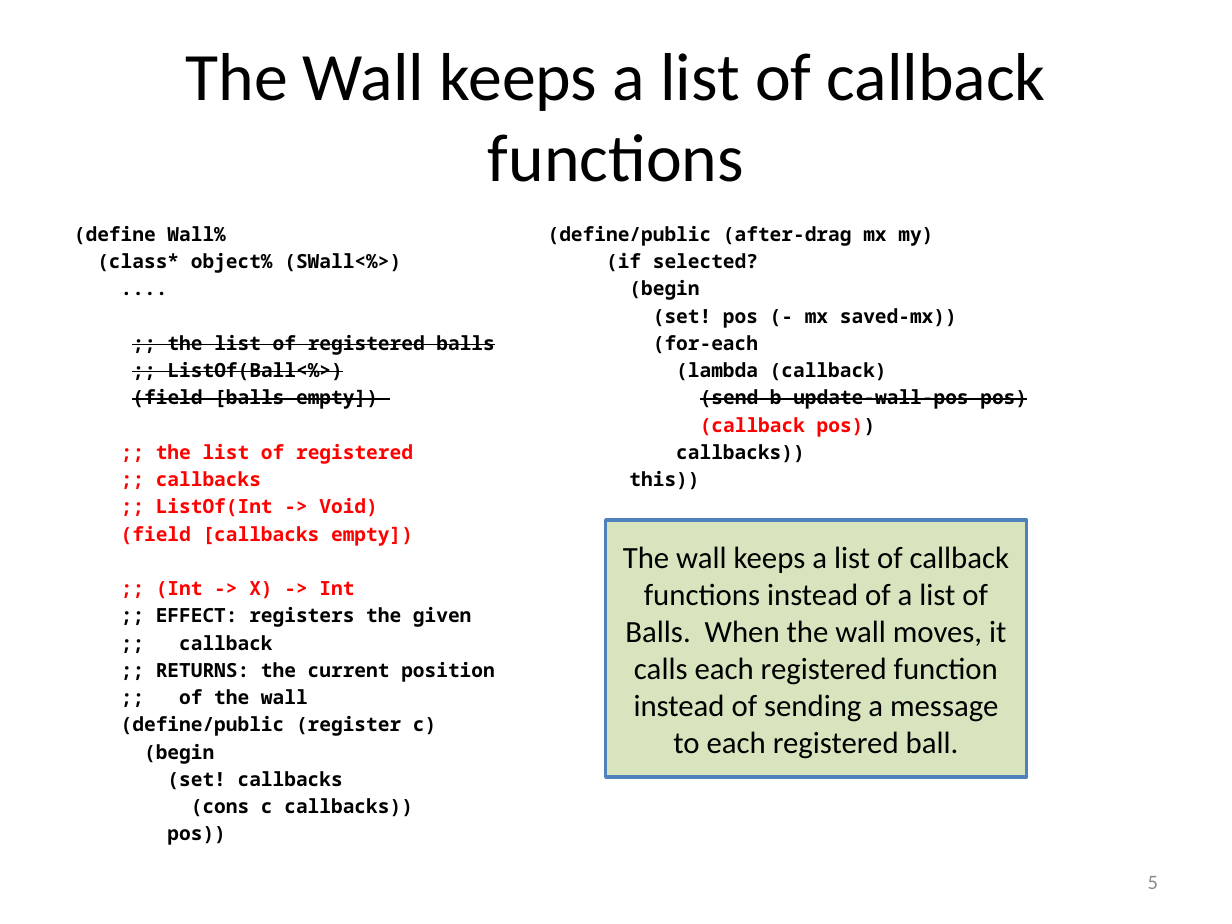
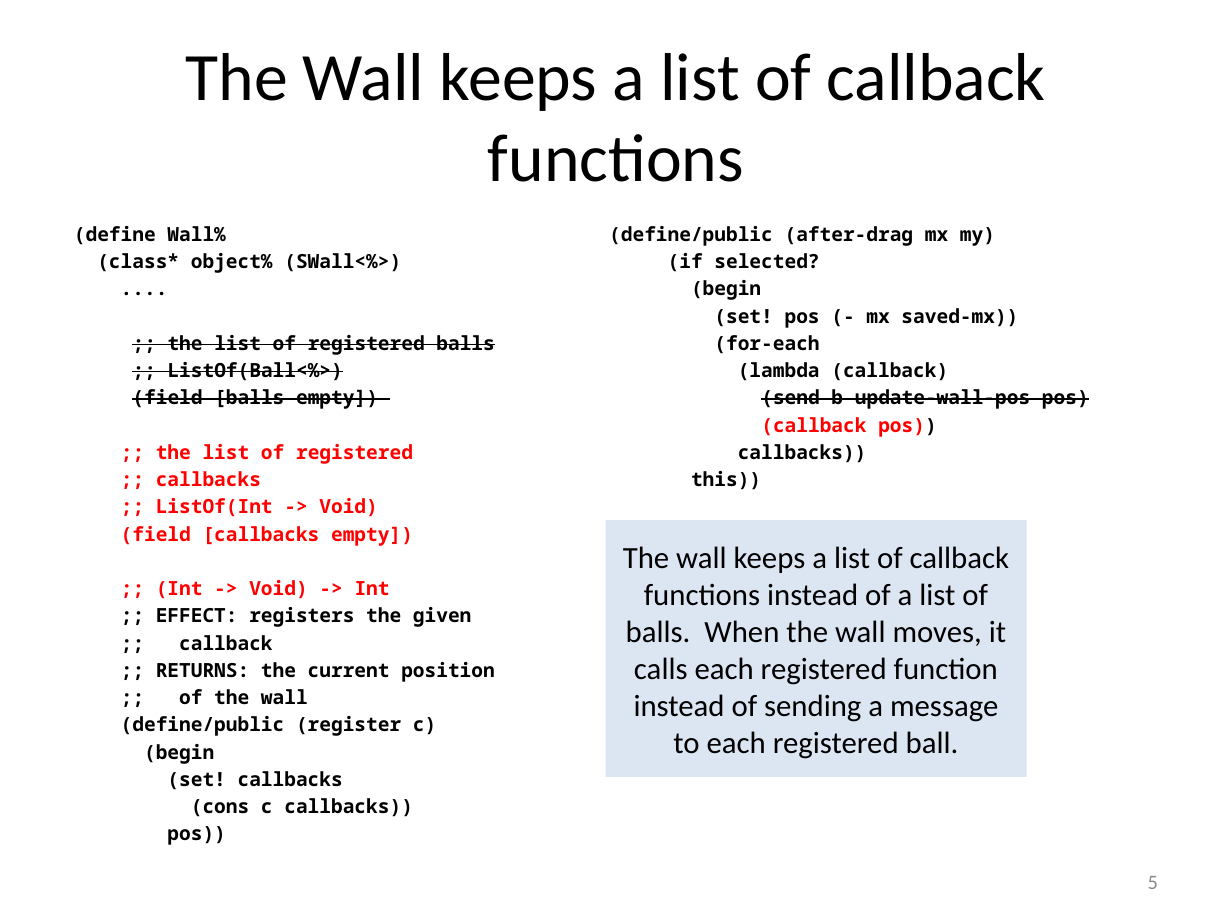
Before and after one commit to mwand/cs5010f16, a slide deck: slide 5 of Slides/Lesson 10.8 Callbacks and Interacting Objects.pptx. Drawn at 1232x924 pixels with LibreOffice and Linux fonts; fonts in the diff are those of the drawing. Boxes give left, top, right and bottom in pixels: in the first picture for what was removed or moved away, otherwise in the second. Text is boxed around its words. In the diff, an @@ line names an element or a change of style, - is before the commit and + after.

```diff
--- a/Slides/Lesson 10.8 Callbacks and Interacting Objects.pptx
+++ b/Slides/Lesson 10.8 Callbacks and Interacting Objects.pptx
@@ text "(define/public (after-drag mx my)": place and size @@
-text "(define/public (after-drag mx my)" at [548, 226, 1027, 490]
+text "(define/public (after-drag mx my)" at [609, 226, 1089, 490]
@@ rectangle "The wall keeps a list ..." at [606, 520, 1027, 776]: fill #D7E4BD to #DCE6F2; outline #4F81BD 2 pt to none @@
@@ text in rectangle at [623, 546, 1010, 759]: text changed @@
-The wall keeps a list of callback functions instead of a list of Balls. When the wall moves, it calls each registered function instead of sending a message to each registered ball.
+The wall keeps a list of callback functions instead of a list of balls. When the wall moves, it calls each registered function instead of sending a message to each registered ball.
@@ text at [156, 580, 390, 599]: text changed @@
-;; (Int -> X) -> Int
+;; (Int -> Void) -> Int
```
Also in this commit, not shown: 8 other slides changed, 8 other files.
